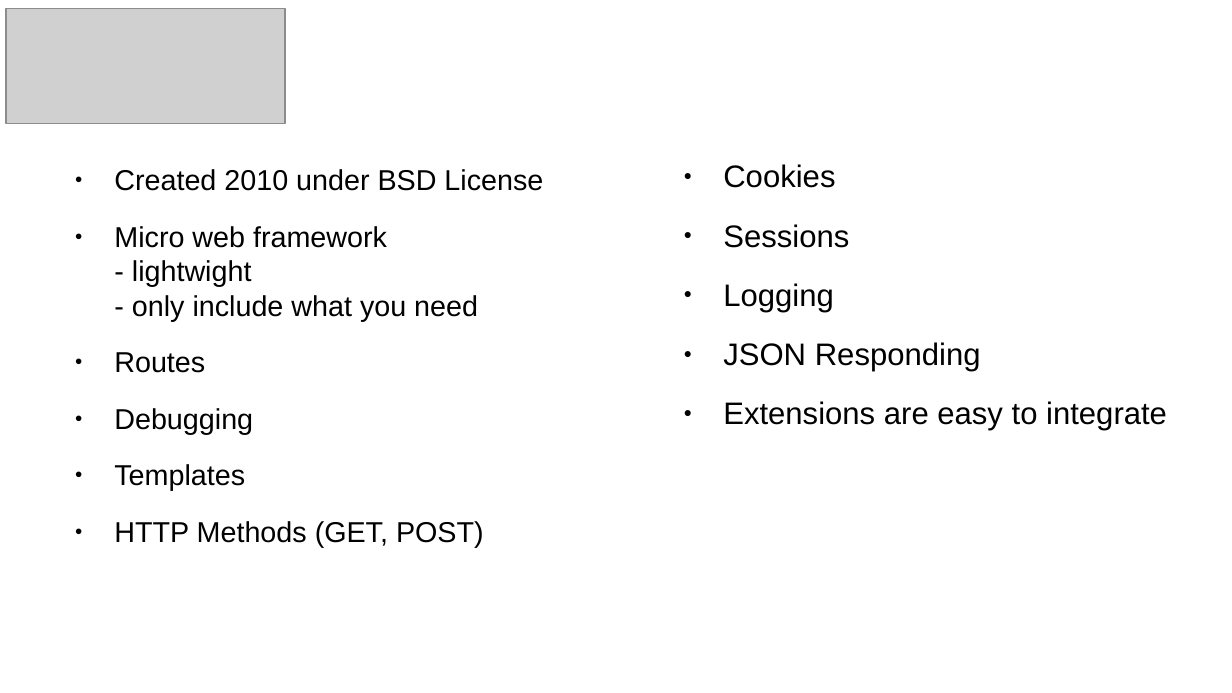
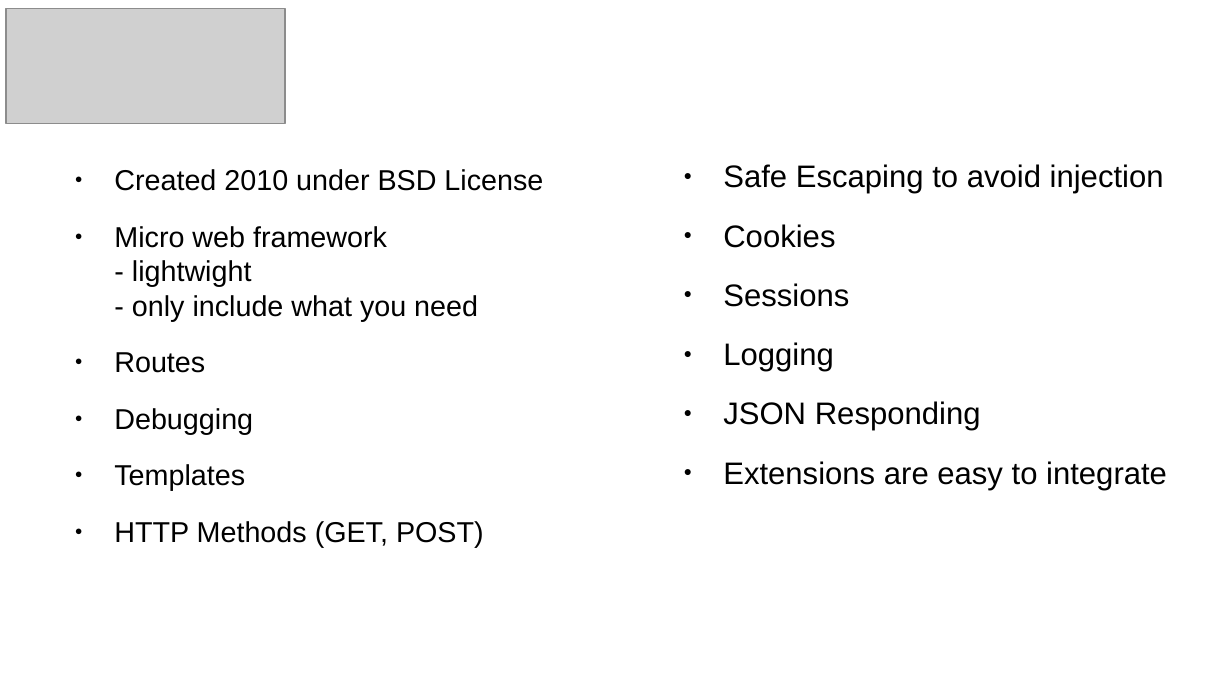
Before and after one commit to ben165/webtree, a slide deck: slide 4 of flask_presi/presi.odp. Drawn at 1232x693 pixels with LibreOffice and Linux fonts; fonts in the diff are those of the drawing; grey boxes stand for pictures. Boxes give left, top, right and bottom in pixels: in the first picture for what was removed or moved away, otherwise in the second. Text is boxed around its words. In the diff, an @@ line names an element or a change of style, - is before the commit and + after.

```diff
--- a/flask_presi/presi.odp
+++ b/flask_presi/presi.odp
@@ text at (723,164,1164,194): paragraph added @@
+● Safe Escaping to avoid injection
```
Also in this commit, not shown: 1 slide added, 1 other file.
